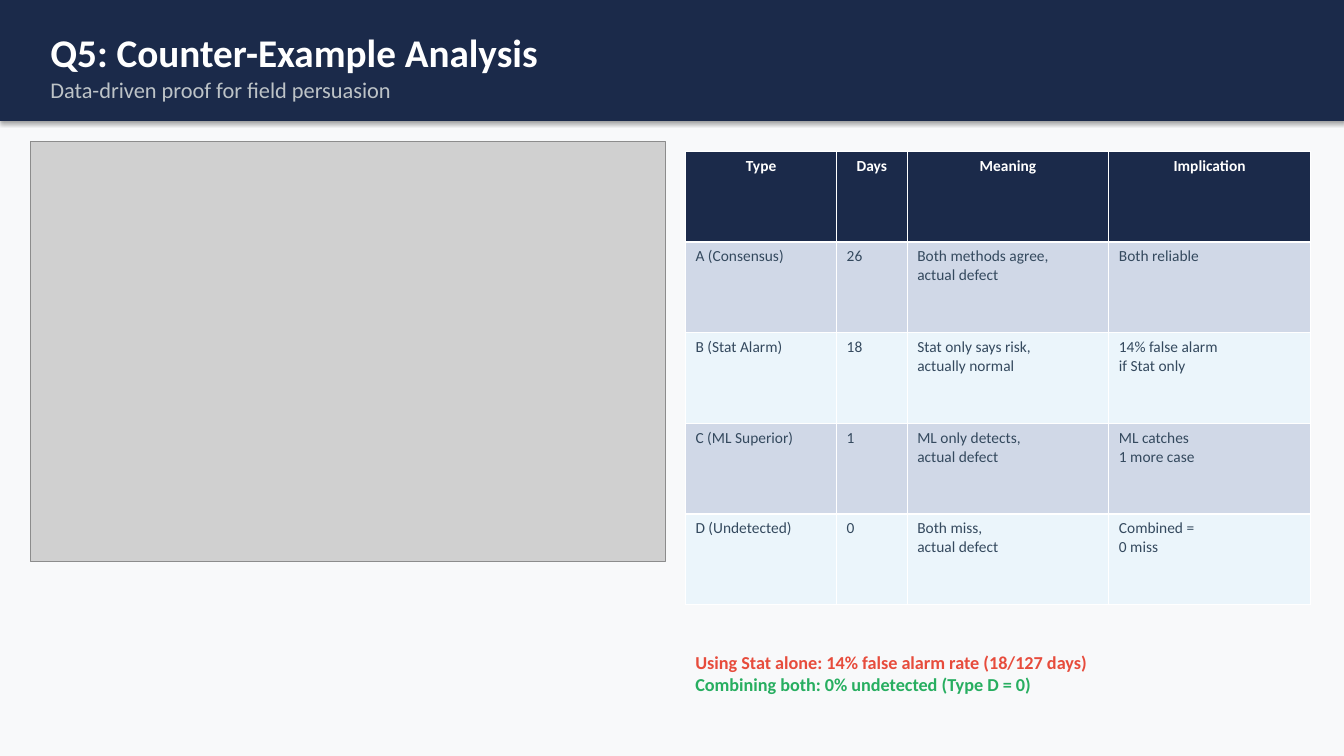
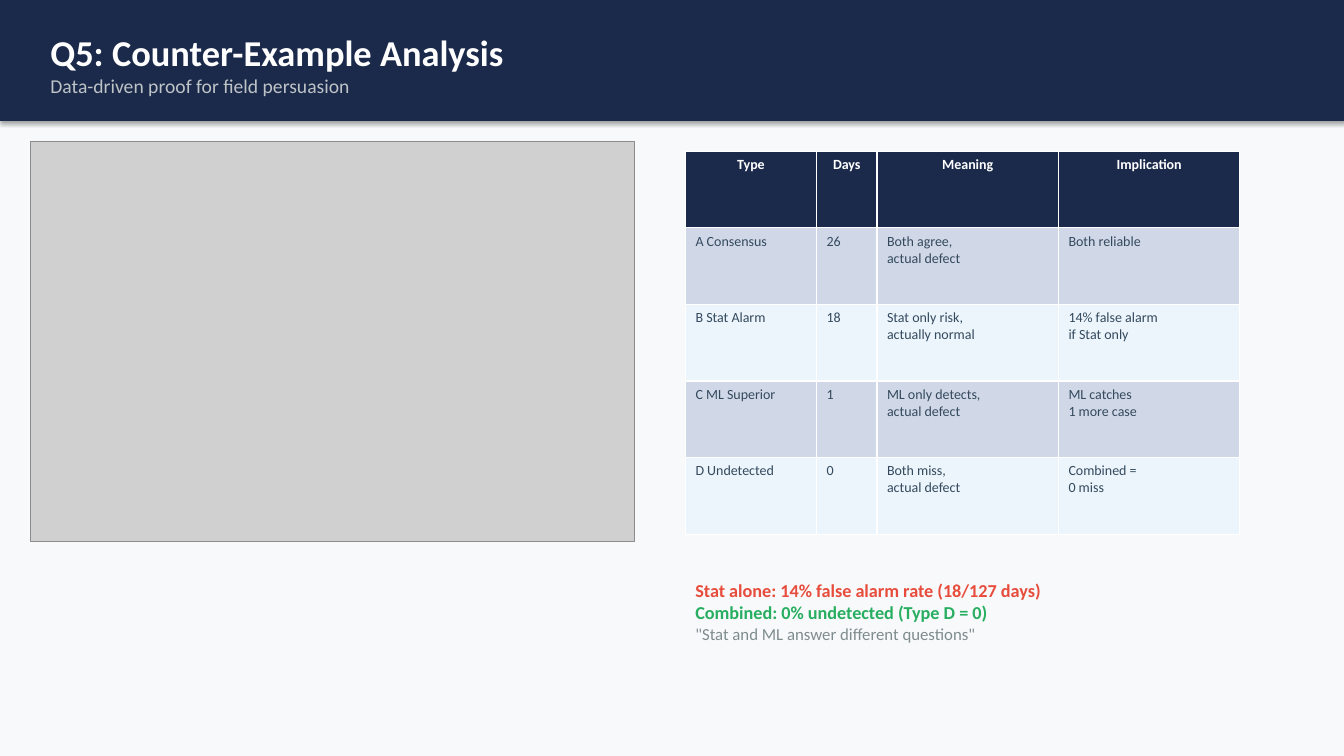
Before and after one commit to pathcosmos/steel_grade_iqr_analysis_v2, a slide deck: slide 7 of 0330_additional/0330_DH_Steel_IBA_Analysis_Report.pptx. Drawn at 1344x756 pixels with LibreOffice and Linux fonts; fonts in the diff are those of the drawing; grey boxes stand for pictures. Boxes give left, top, right and bottom in pixels: in the first picture for what was removed or moved away, otherwise in the second. Text is boxed around its words. In the diff, an @@ line names an element or a change of style, - is before the commit and + after.

```diff
--- a/0330_additional/0330_DH_Steel_IBA_Analysis_Report.pptx
+++ b/0330_additional/0330_DH_Steel_IBA_Analysis_Report.pptx
@@ rectangle "Q5: Counter-Example Analysis" at (0,0,1344,121): size 28 to 26 pt in "Q5: Counter-Example Analysis"; size 16 to 14 pt in "Data-driven proof for field persuasion" @@
@@ picture: place and size @@
-picture at (30,141,665,562)
+picture at (30,141,635,541)
@@ table at (686,151,1240,534) @@
-row 2, column 1: A (Consensus)
+row 2, column 1: A Consensus
-row 2, column 3: Both methods agree, / actual defect
+row 2, column 3: Both agree, / actual defect
-row 3, column 1: B (Stat Alarm)
+row 3, column 1: B Stat Alarm
-row 3, column 3: Stat only says risk, / actually normal
+row 3, column 3: Stat only risk, / actually normal
-row 4, column 1: C (ML Superior)
+row 4, column 1: C ML Superior
-row 5, column 1: D (Undetected)
+row 5, column 1: D Undetected
@@ size 11 to 10 pt in "Type", "Days", "Meaning", "Implication" and 15 more places @@
@@ table: place and size @@
-table at (686,151,1311,605)
+table at (686,151,1240,534)
@@ text at (695,584,1041,643): text changed @@
-Using Stat alone: 14% false alarm rate (18/127 days)
-Combining both: 0% undetected (Type D = 0)
+Stat alone: 14% false alarm rate (18/127 days)
+Combined: 0% undetected (Type D = 0)
+"Stat and ML answer different questions"
```
Also in this commit, not shown: 16 other slides changed.
